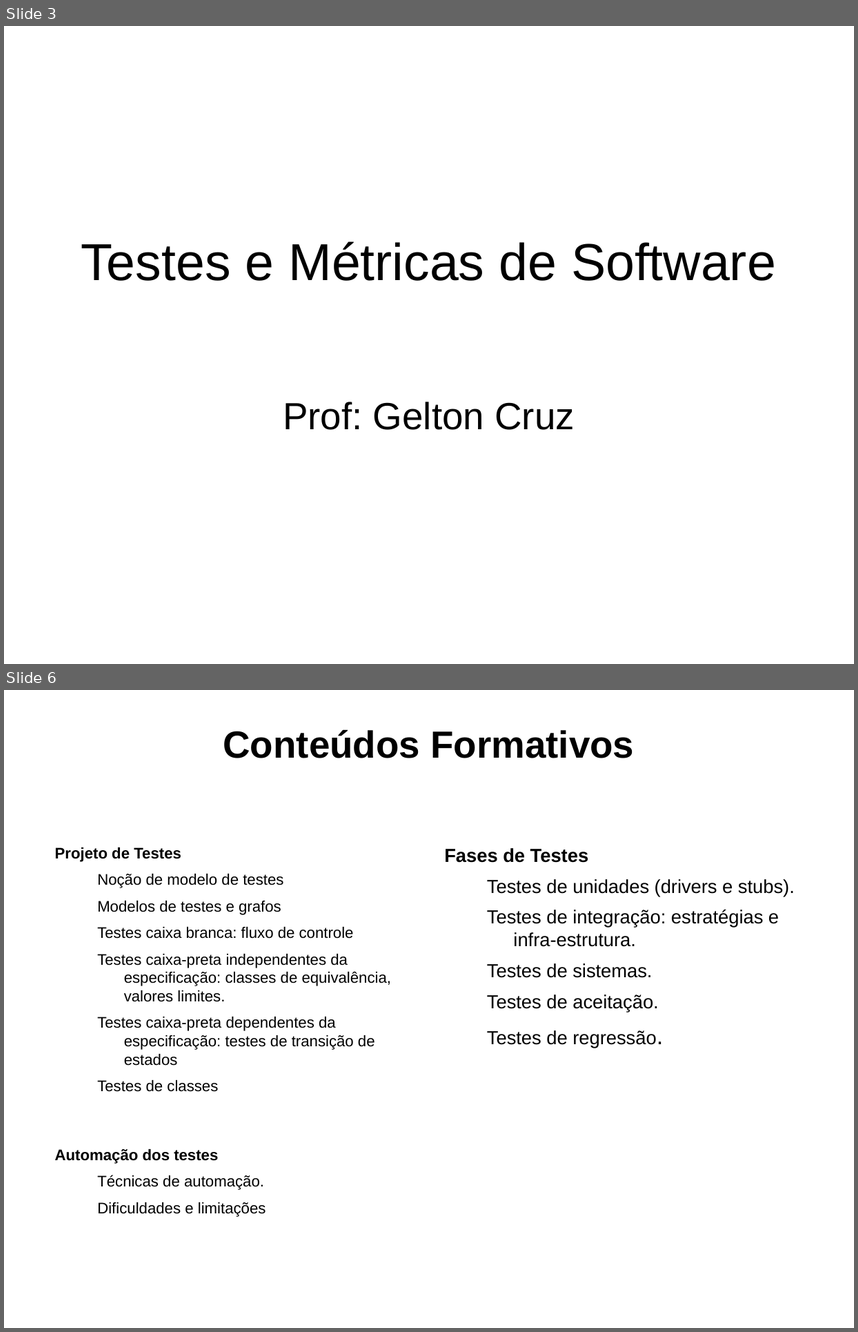
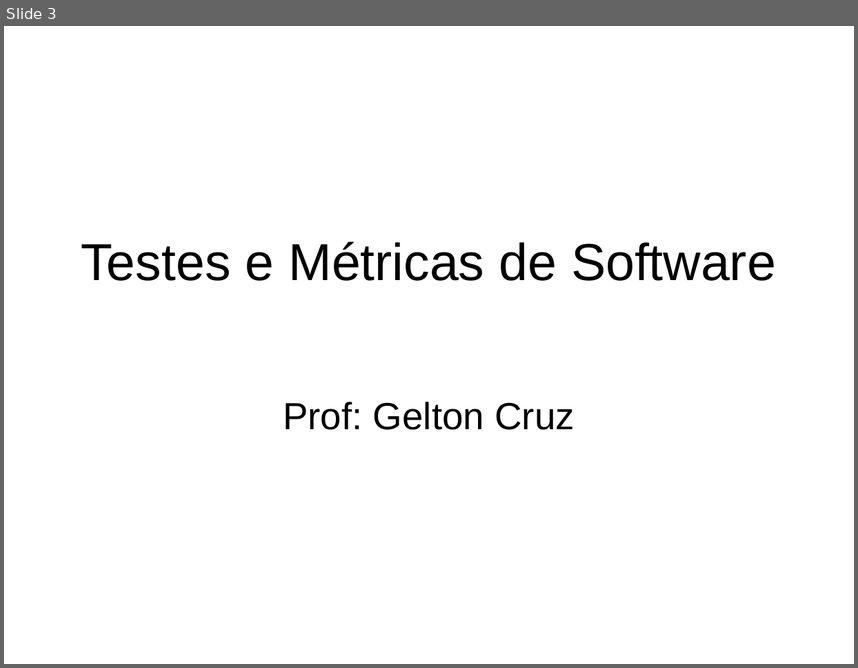
Before and after one commit to geltoncruz/-Testes-de-Software, a slide deck: ppt/01. Introdução a Qualidade de software.ppt. Shown one above the other, each under a label of ours: slides 3 and 6 before the commit, slide 3 after it; the slides between them are not shown. The pictures are 858x1332 and 858x668 pixels, drawn with LibreOffice and Linux fonts; fonts in the diff are those of the drawing; background and template pictures are left out. Boxes give left, top, right and bottom in pixels: in the first picture for what was removed or moved away, otherwise in the second. Text is boxed around its words. In the diff, an @@ line names an element or a change of style, - is before the commit and + after.

```diff
--- a/ppt/01. Introdução a Qualidade de software.ppt
+++ b/ppt/01. Introdução a Qualidade de software.ppt
@@ slide 6 removed at [4, 690, 854, 1328], background picture (left out) @@
@@ title removed at [223, 729, 634, 758] @@
-Conteúdos Formativos
@@ text removed at [55, 847, 392, 1216] @@
-Projeto de Testes
-  Noção de modelo de testes
-  Modelos de testes e grafos
-  Testes caixa branca: fluxo de controle
-  Testes caixa-preta independentes da especificação: classes de equivalência, valores limites.
-  Testes caixa-preta dependentes da especificação: testes de transição de estados
-  Testes de classes
-Automação dos testes
-  Técnicas de automação.
-  Dificuldades e limitações
@@ text removed at [444, 848, 795, 1045] @@
-Fases de Testes
-  Testes de unidades (drivers e stubs).
-  Testes de integração: estratégias e infra-estrutura.
-  Testes de sistemas.
-  Testes de aceitação.
-  Testes de regressão.
```
Also in this commit, not shown: 2 slides added, 3 other slides removed, 5 other files.
